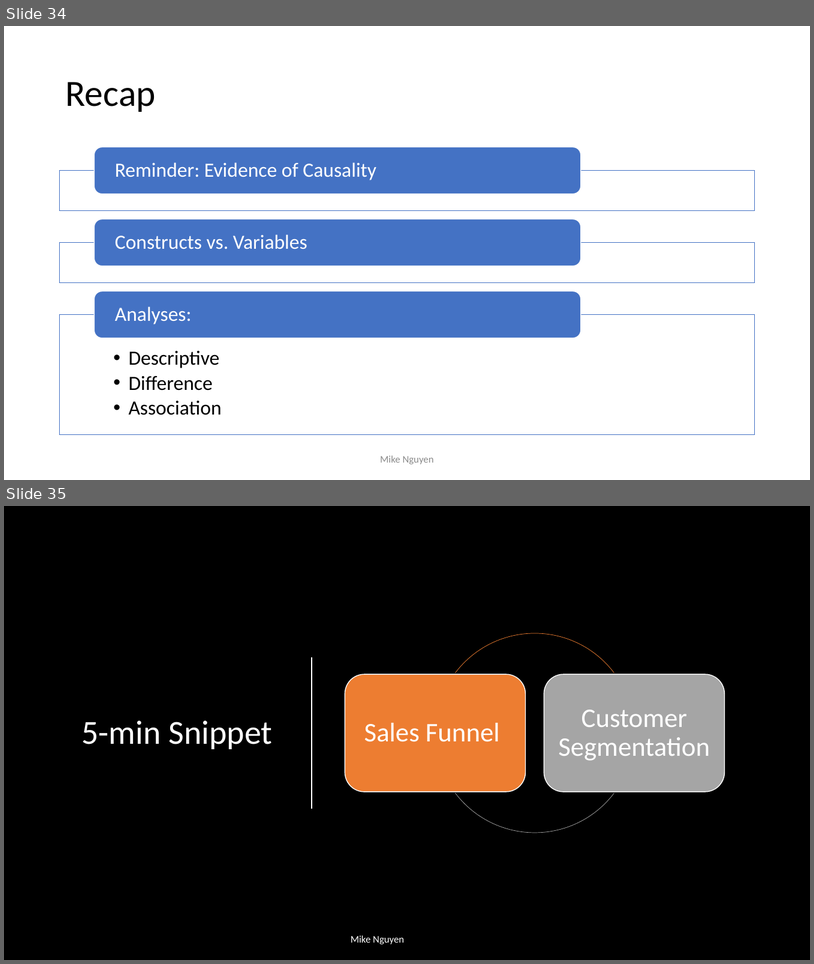
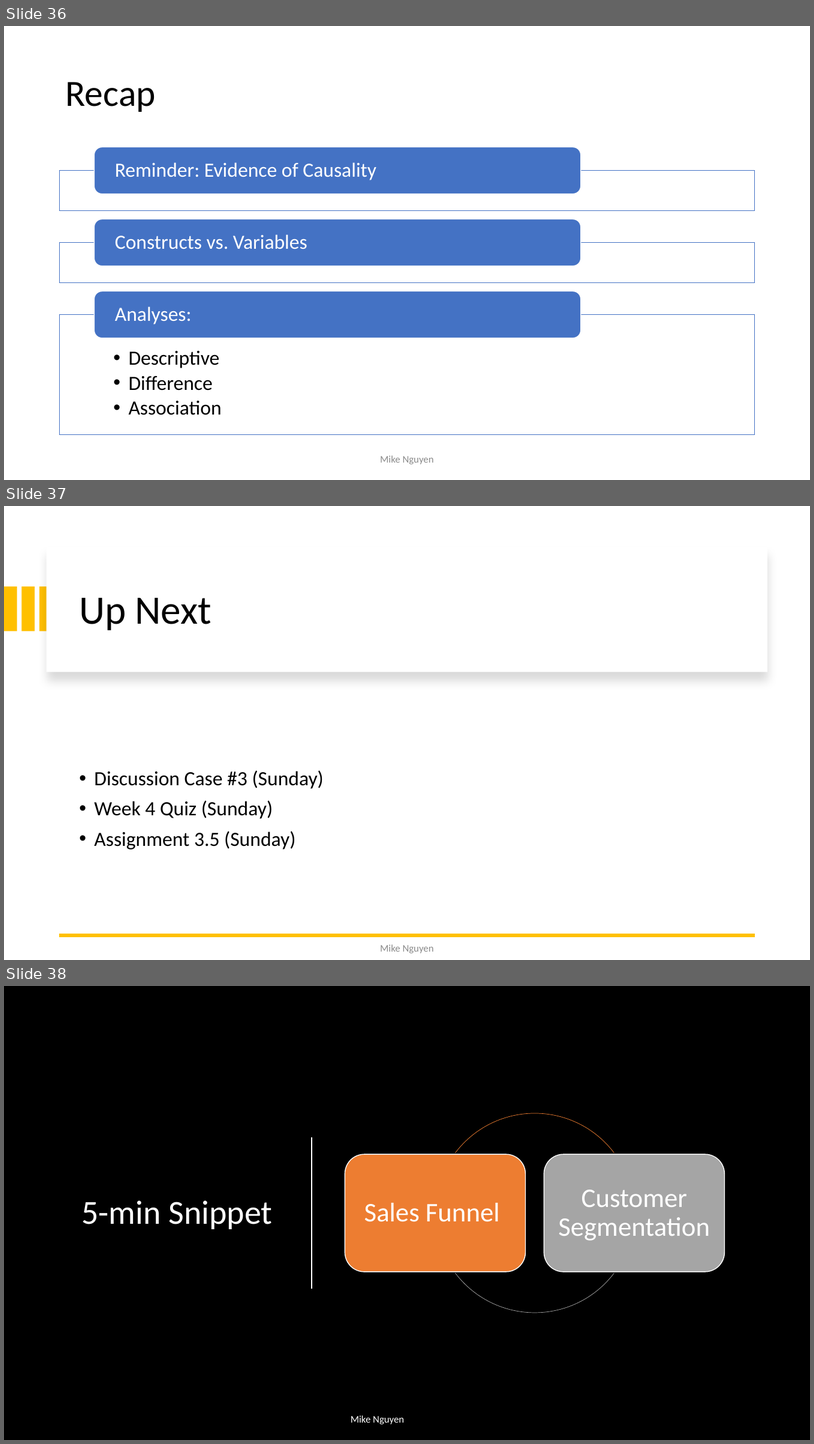
Before and after one commit to mikenguyen13/mar4050, a slide deck: lectures/4/1_External Secondary Data_Causal Research.pptx. Shown one above the other, each under a label of ours: slides 34 and 35 before the commit, slides 36, 37 and 38 after it. The pictures are 814x964 and 814x1444 pixels, drawn with LibreOffice and Linux fonts; fonts in the diff are those of the drawing; background and template pictures are left out. Boxes give left, top, right and bottom in pixels: in the first picture for what was removed or moved away, otherwise in the second. Text is boxed around its words. In the diff, an @@ line names an element or a change of style, - is before the commit and + after.

```diff
--- a/lectures/4/1_External Secondary Data_Causal Research.pptx
+++ b/lectures/4/1_External Secondary Data_Causal Research.pptx
@@ slide 37 added at [4, 506, 810, 960], background #FFFFFF @@
@@ rectangle added at [47, 547, 768, 672], fill #FFFFFF @@
@@ rectangle added at [4, 586, 17, 631], fill #FFC000 @@
@@ rectangle added at [21, 586, 34, 631], fill #FFC000 @@
@@ rectangle added at [39, 586, 53, 631], fill #FFC000 @@
@@ title added at [79, 598, 212, 630], 48 pt, text #000000 @@
+Up Next
@@ text added at [94, 770, 324, 849], 24 pt, text #000000 @@
+• Discussion Case #3 (Sunday)
+• Week 4 Quiz (Sunday)
+• Assignment 3.5 (Sunday)
@@ line added from (755, 935) to (60, 935), #FFC000 4.5 pt @@
@@ text added at [380, 944, 434, 953], 12 pt, text #8C8C8C @@
+Mike Nguyen
@@ what was slide 34 is now slide 36 @@
@@ what was slide 35 is now slide 38 @@
```
Also in this commit, not shown: 1 slide changed, 2 other slides added.
